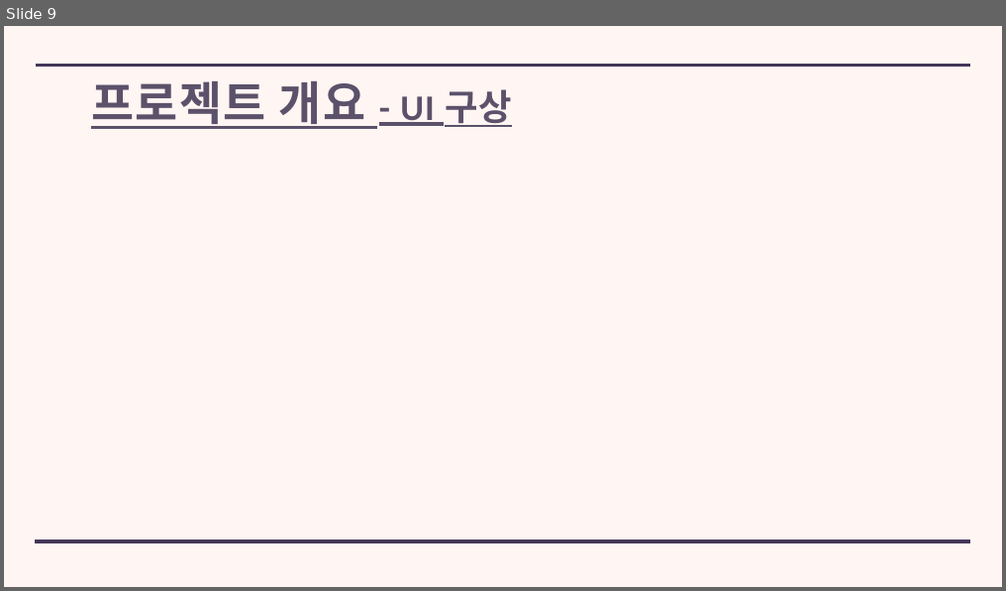
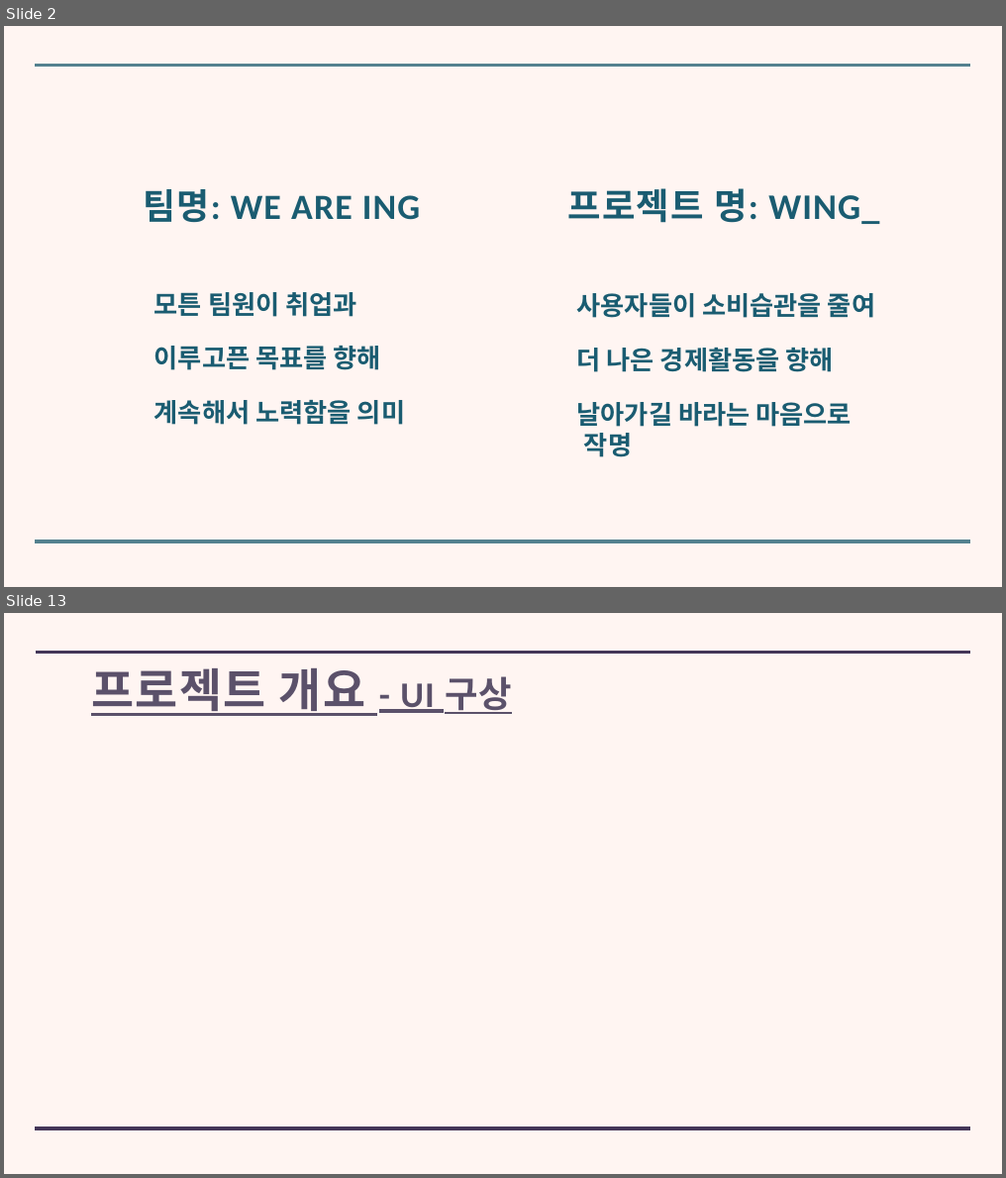
Before and after one commit to kuk0901/WingSpringBoot, a slide deck: ppt/WING_ 발표 PPT.pptx. Shown one above the other, each under a label of ours: slide 9 before the commit, slides 2 and 13 after it; the slides between them are not shown. The pictures are 1006x591 and 1006x1178 pixels, drawn with LibreOffice and Linux fonts; fonts in the diff are those of the drawing. Boxes give left, top, right and bottom in pixels: in the first picture for what was removed or moved away, otherwise in the second. Text is boxed around its words. In the diff, an @@ line names an element or a change of style, - is before the commit and + after.

Commit message:
UI 폴더 수정(pdf 추가, WING_UI(Figma) 폴더 수정) / 기획, 발표 PPT 수정 / 기획서 word 파일 수정

```diff
--- a/ppt/WING_ 발표 PPT.pptx
+++ b/ppt/WING_ 발표 PPT.pptx
@@ slide 2 added at (4, 26, 1002, 587), background #FFF5F2 @@
@@ line added from (35, 65) to (970, 65), #54818F 6 pt @@
@@ title added at (144, 189, 420, 222), 68.4 pt, text #1A5C71, bold @@
+팀명: WE ARE ING
@@ text added at (568, 188, 879, 224), 69.3 pt, text #1A5C71, bold @@
+프로젝트 명: WING_
@@ text added at (154, 292, 405, 425), 50 pt, text #1A5C71, bold @@
+모튼 팀원이 취업과
+이루고픈 목표를 향해
+계속해서 노력함을 의미
@@ text added at (577, 293, 875, 458), 50 pt, text #1A5C71, bold @@
+사용자들이 소비습관을 줄여
+더 나은 경제활동을 향해
+날아가길 바라는 마음으로 작명
@@ line added from (35, 542) to (970, 542), #54818F 6 pt @@
@@ what was slide 9 is now slide 13 @@
```
Also in this commit, not shown: 8 slides changed, 4 other slides added, 1 slide removed, 41 other files.
